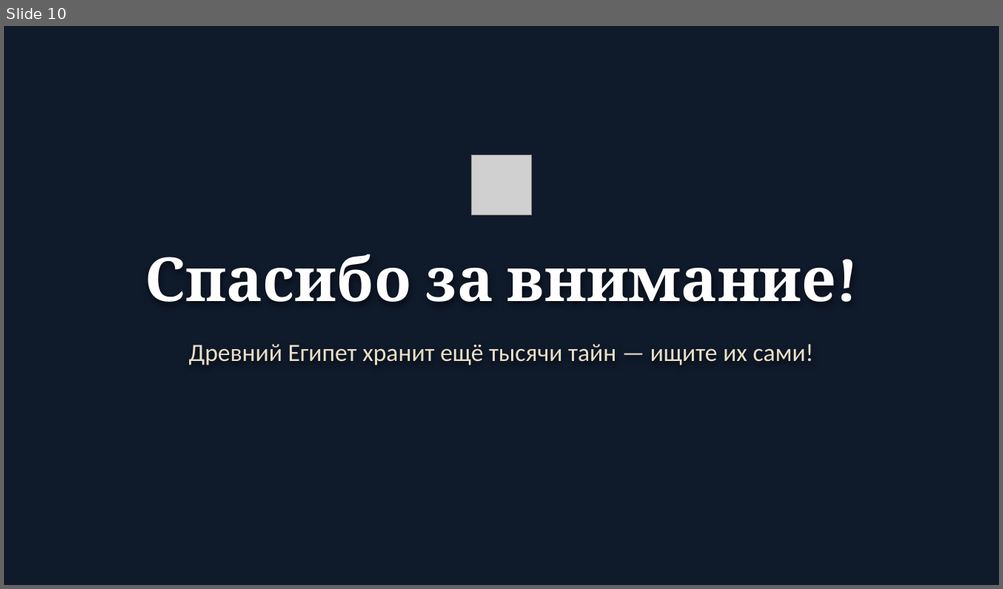
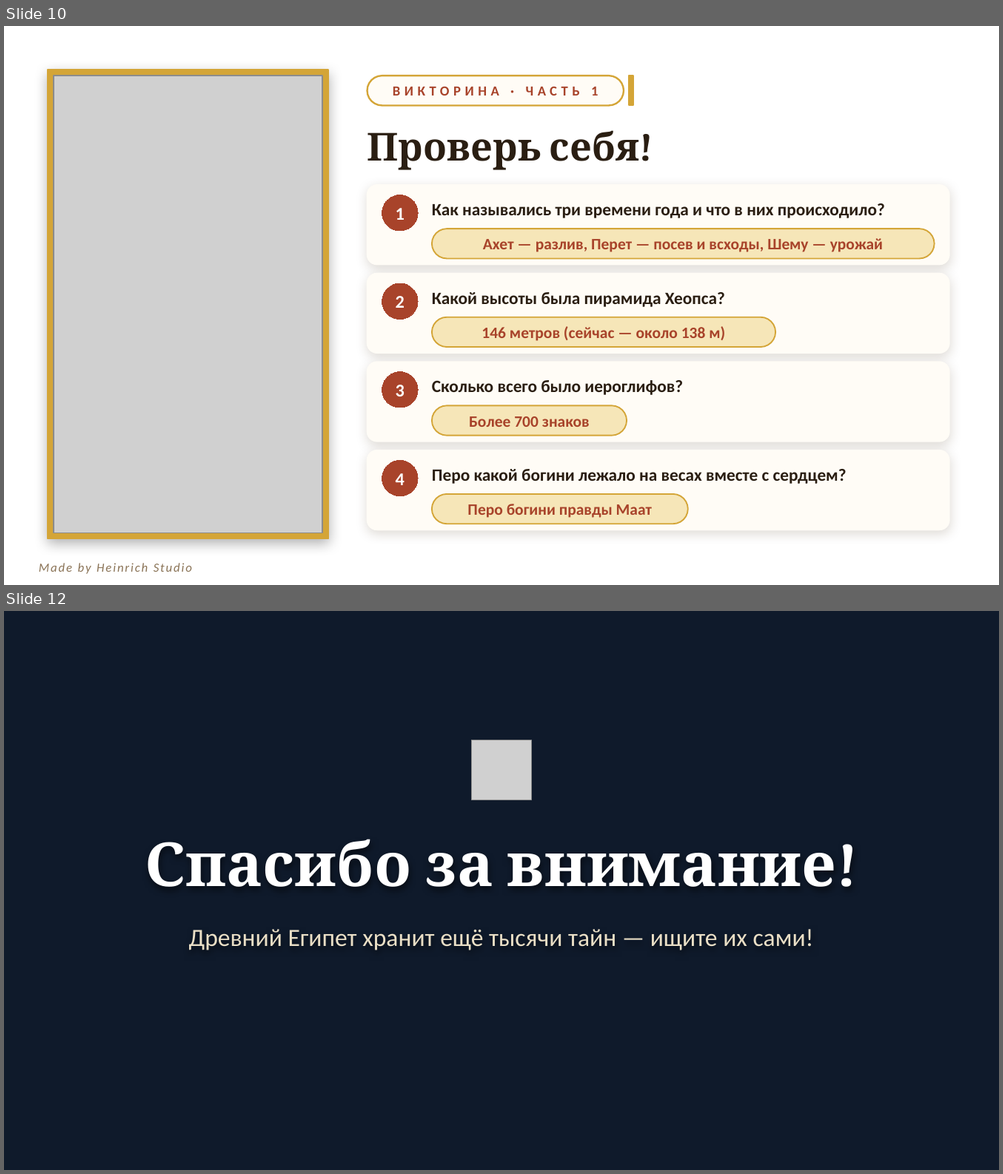
Before and after one commit to sl-himmelreich/heinrich-mario, a slide deck: Древний_Египет.pptx. Shown one above the other, each under a label of ours: slide 10 before the commit, slides 10 and 12 after it; the slides between them are not shown. The pictures are 1003x589 and 1003x1174 pixels, drawn with LibreOffice and Linux fonts; fonts in the diff are those of the drawing; grey boxes stand for pictures; background and template pictures are left out. Boxes give left, top, right and bottom in pixels: in the first picture for what was removed or moved away, otherwise in the second. Text is boxed around its words. In the diff, an @@ line names an element or a change of style, - is before the commit and + after.

```diff
--- a/Древний_Египет.pptx
+++ b/Древний_Египет.pptx
@@ slide 10 added at <box>4,26,999,585</box>, background picture (left out) @@
@@ rectangle added at <box>48,70,328,540</box>, fill #D4A537, outline #D4A537 1 pt @@
@@ picture added at <box>54,76,322,533</box> @@
@@ rounded rectangle added at <box>367,76,623,106</box>, fill #FFFCF6, outline #D4A537 1.25 pt @@
@@ text added at <box>392,87,597,96</box>, 10 pt, text #A8432A, bold @@
+ВИКТОРИНА · ЧАСТЬ 1
@@ rectangle added at <box>629,76,634,106</box>, fill #D4A537, outline #D4A537 1 pt @@
@@ text added at <box>367,130,639,170</box>, 28 pt, text #2A1E12, bold @@
+Проверь себя!
@@ rounded rectangle added at <box>367,185,949,265</box>, fill #FFFCF6, outline #FFFCF6 1 pt @@
@@ ellipse added at <box>382,195,418,231</box>, fill #A8432A, outline #A8432A 0.75 pt, 13 pt, text #FFFFFF, bold @@
+1
@@ text added at <box>432,204,885,218</box>, 12.5 pt, text #2A1E12, bold @@
+Как назывались три времени года и что в них происходило?
@@ rounded rectangle added at <box>432,229,934,258</box>, fill #F6E6B8, outline #D4A537 1 pt, 11.5 pt, text #A8432A, bold @@
+Ахет — разлив, Перет — посев и всходы, Шему — урожай
@@ rounded rectangle added at <box>367,274,949,353</box>, fill #FFFCF6, outline #FFFCF6 1 pt @@
@@ ellipse added at <box>382,284,418,319</box>, fill #A8432A, outline #A8432A 0.75 pt, 13 pt, text #FFFFFF, bold @@
+2
@@ text added at <box>432,292,725,307</box>, 12.5 pt, text #2A1E12, bold @@
+Какой высоты была пирамида Хеопса?
@@ rounded rectangle added at <box>432,318,775,347</box>, fill #F6E6B8, outline #D4A537 1 pt, 11.5 pt, text #A8432A, bold @@
+146 метров (сейчас — около 138 м)
@@ rounded rectangle added at <box>367,362,949,442</box>, fill #FFFCF6, outline #FFFCF6 1 pt @@
@@ ellipse added at <box>382,372,418,408</box>, fill #A8432A, outline #A8432A 0.75 pt, 13 pt, text #FFFFFF, bold @@
+3
@@ text added at <box>432,380,683,395</box>, 12.5 pt, text #2A1E12, bold @@
+Сколько всего было иероглифов?
@@ rounded rectangle added at <box>432,406,626,436</box>, fill #F6E6B8, outline #D4A537 1 pt, 11.5 pt, text #A8432A, bold @@
+Более 700 знаков
@@ rounded rectangle added at <box>367,451,949,530</box>, fill #FFFCF6, outline #FFFCF6 1 pt @@
@@ ellipse added at <box>382,460,418,497</box>, fill #A8432A, outline #A8432A 0.75 pt, 13 pt, text #FFFFFF, bold @@
+4
@@ text added at <box>432,469,846,484</box>, 12.5 pt, text #2A1E12, bold @@
+Перо какой богини лежало на весах вместе с сердцем?
@@ rounded rectangle added at <box>432,494,687,524</box>, fill #F6E6B8, outline #D4A537 1 pt, 11.5 pt, text #A8432A, bold @@
+Перо богини правды Маат
@@ text added at <box>39,563,192,574</box>, 9 pt, text #8A7356, italic @@
+Made by Heinrich Studio
@@ what was slide 10 is now slide 12 @@
```
Also in this commit, not shown: 1 slide changed, 1 other slide added, 1 other file.
